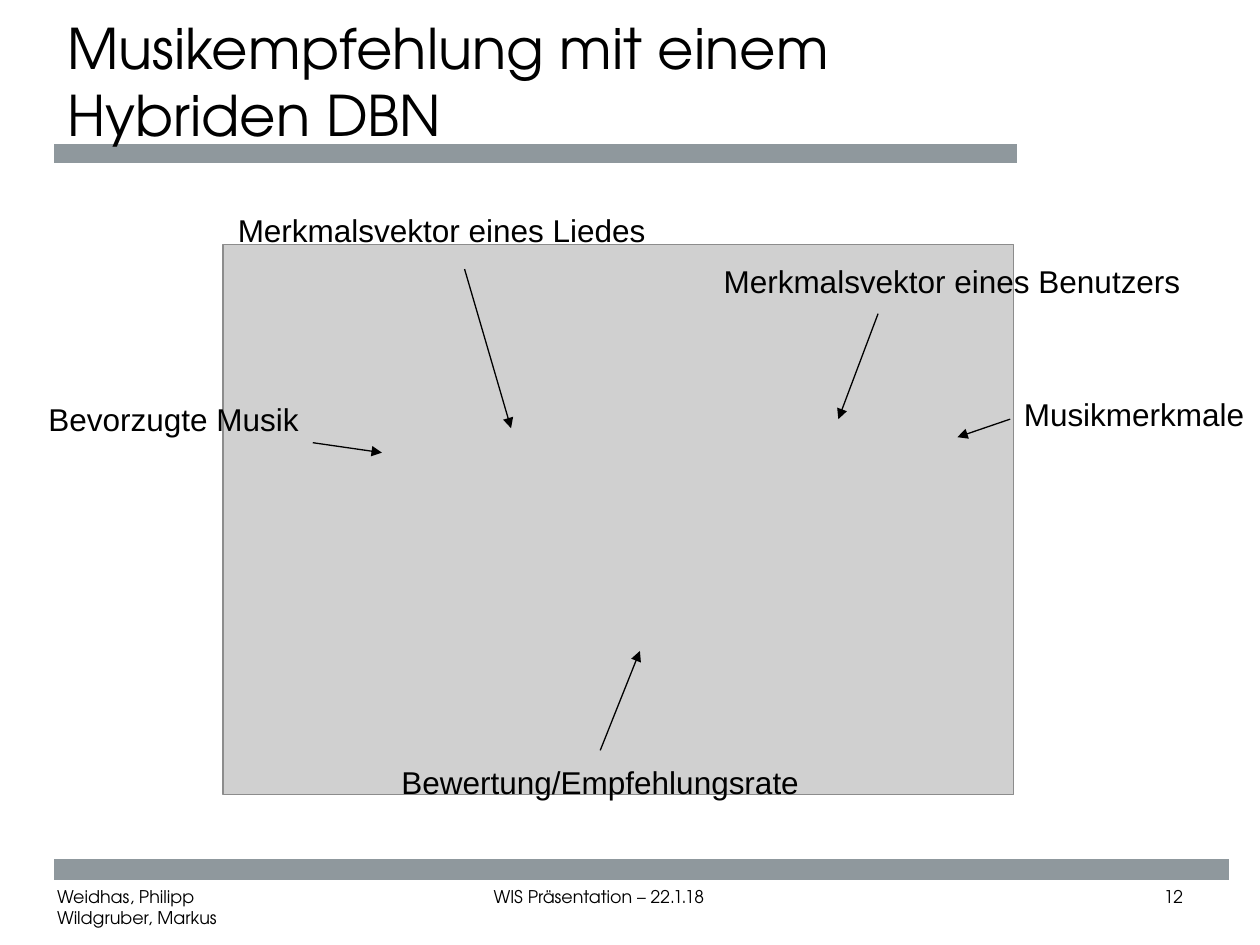
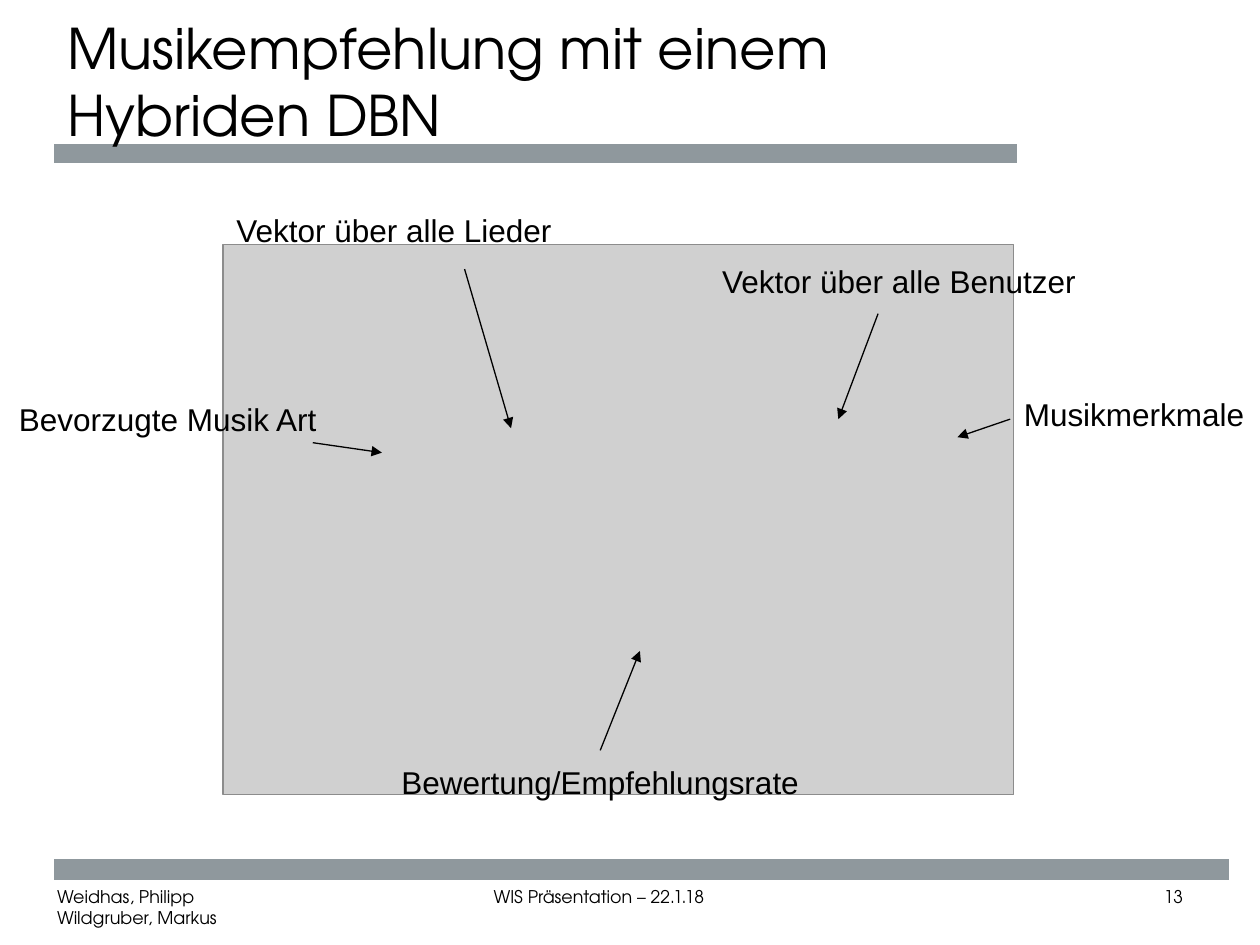
Before and after one commit to Gschmagee/WIS_MUSIC_RECOMMENDATION, a slide deck: slide 13 of PraesentationWis.ppt (slide 12 before the commit). Drawn at 1260x945 pixels with LibreOffice and Linux fonts; fonts in the diff are those of the drawing; grey boxes stand for pictures; background and template pictures are left out. Boxes give left, top, right and bottom in pixels: in the first picture for what was removed or moved away, otherwise in the second. Text is boxed around its words. In the diff, an @@ line names an element or a change of style, - is before the commit and + after.

```diff
--- a/PraesentationWis.ppt
+++ b/PraesentationWis.ppt
@@ text added at box(236, 219, 552, 248), 18 pt, text #000000 @@
+Vektor über alle Lieder
@@ text removed at box(238, 219, 646, 248) @@
-Merkmalsvektor eines Liedes
@@ text added at box(722, 268, 1076, 299), 18 pt, text #000000 @@
+Vektor über alle Benutzer
@@ text removed at box(724, 268, 1180, 299) @@
-Merkmalsvektor eines Benutzers
@@ text at box(19, 406, 316, 437): text changed @@
-Bevorzugte Musik
+Bevorzugte Musik Art
@@ page number at box(1164, 890, 1183, 903): text changed @@
-12
+13
```
Also in this commit, not shown: 1 other slide changed, 1 slide added, 7 other files.
